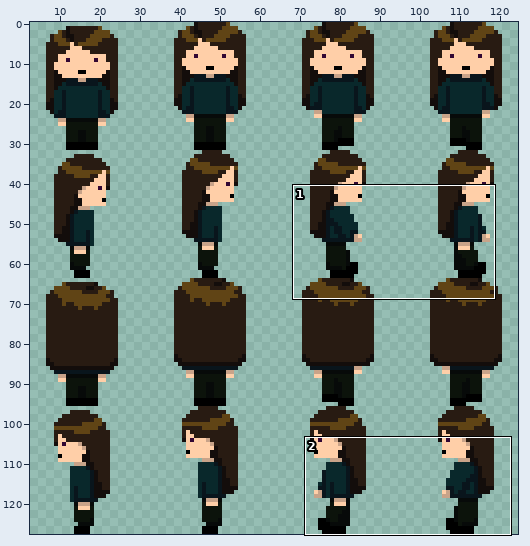
Edited in one commit: sprite sheet (gamejam2025bg/textures/rika.png). Above: a wide view before the commit, with the close-up outlined.
Close-up. Old version:
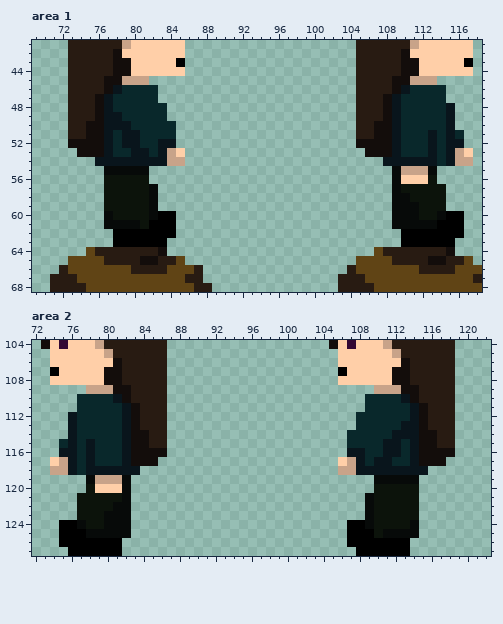
The file is 128x128 pixels. Shown: area 1: x 69..118, y 41..68; area 2: x 72..122, y 104..127. The wide view leaves out empty margins.
The same view after the edit:
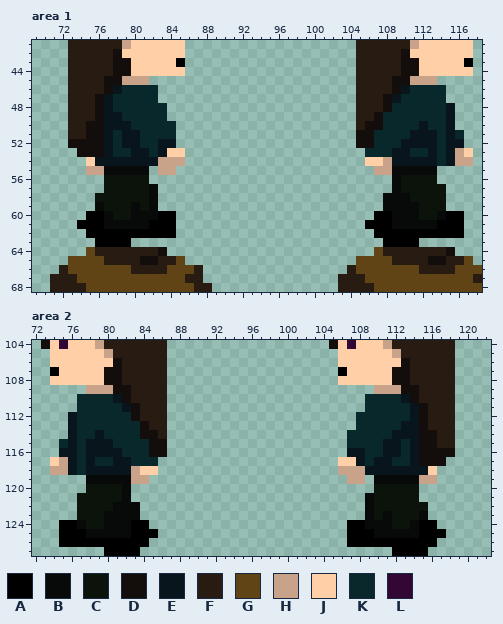
Palette (. is transparent): A #000000  B #070a09  C #0c130b  D #130d0b  E #09151c  F #281b12  G #604415  H #c8a389  J #ffcfa8  K #09282b  L #320733
The edit:
Area 1:
There is now colour A in row 60 at x 75 to 76 and 107 to 108; in row 61 at x 74 to 76 and 106 to 108; in row 62 at x 75 to 77 and 107 to 109; in row 63 at x 76 to 77 and 108 to 109.
There is now colour B in row 58 at x 108; in row 59 at x 76 and 108.
The edit turns colour C into colour B in row 59 at x 80; in row 60 at x 80 to 81; in row 61 at x 81.
The edit turns colour H into colour B in row 55 at x 110 to 112.
There is now colour C in row 58 at x 76.
The edit turns colour J into colour C in row 56 at x 110 to 112.
The edit turns colour F into colour D in row 49 at x 107; in row 50 at x 106; in row 51 at x 105 to 106.
The edit turns colour K into colour E in row 50 at x 112; in row 51 at x 111 to 112; in row 52 at x 110 to 112; in row 53 at x 110.
There is now colour H in row 55 at x 75 to 76, 83 to 84 and 107 to 108.
The edit turns colour E into colour H in row 54 at x 83 and 108.
There is now colour J in row 54 at x 75 and 106 to 107.
The edit turns colour H into colour J in row 53 at x 84.
The edit turns colour D into colour K in rows 49 to 50 at x 108; in rows 51 to 52 at x 107 to 108; in row 53 at x 106 to 108.
The edit turns colour E into colour K in rows 48 to 52 at x 109.
The author cleared colour A in row 63 at x 80 to 83 and 112 to 115.
Area 2:
There is now colour A in row 124 at x 83 to 84 and 115 to 116; in row 125 at x 83 to 85 and 115 to 117; in row 126 at x 82 to 84 and 114 to 116; in row 127 at x 82 to 83 and 114 to 115.
There is now colour B in row 122 at x 83; in row 123 at x 83 and 115.
The edit turns colour C into colour B in row 123 at x 111; in row 124 at x 110 to 111; in row 125 at x 110.
The edit turns colour H into colour B in row 119 at x 79 to 81.
There is now colour C in row 122 at x 115.
The edit turns colour J into colour C in row 120 at x 79 to 81.
The edit turns colour F into colour D in row 113 at x 84; in row 114 at x 85; in row 115 at x 85 to 86.
The edit turns colour K into colour E in row 114 at x 79; in row 115 at x 79 to 80; in row 116 at x 79 to 81; in row 117 at x 81.
There is now colour H in row 119 at x 83 to 84, 107 to 108 and 115 to 116.
The edit turns colour E into colour H in row 118 at x 83 and 108.
There is now colour J in row 118 at x 84 to 85 and 116.
The edit turns colour H into colour J in row 117 at x 107.
The edit turns colour D into colour K in rows 113 to 114 at x 83; in rows 115 to 116 at x 83 to 84; in row 117 at x 83 to 85.
The edit turns colour E into colour K in rows 112 to 116 at x 82.
The author cleared colour A in row 127 at x 76 to 79 and 108 to 111.
Pixel boxes of the changes (left, top, right, bottom) in both close-ups:
changed: (356, 103, 455, 247)
changed: (77, 148, 176, 247)
changed: (68, 412, 167, 556)
changed: (347, 457, 446, 556)
